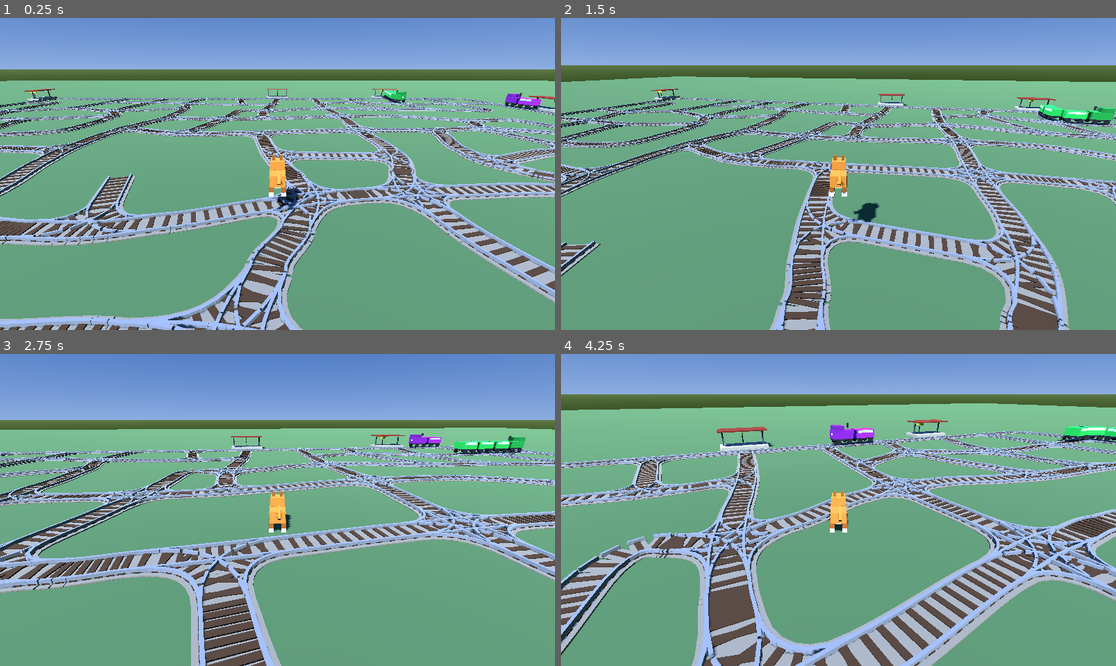
Above: before the commit, frames 1-4 (two rows, left to right).
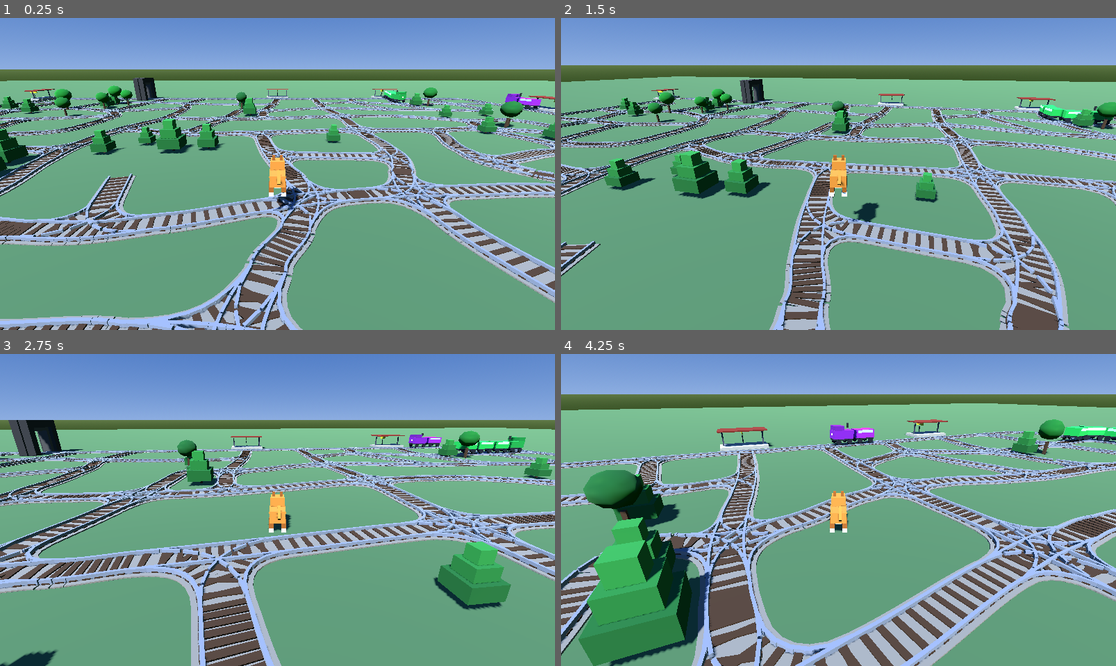
Above: after the commit, the same moments.

Repository: bobgar/Train-Cats
Game: Godot game, scene res://scenes/main.tscn
The game is run twice, just before and just after one commit, with the same random seed, the same clock (stepped at 60 frames per second) and the same inputs.
Inputs (mouse positions are in pixels of both pictures, inside the frame that each line leads up to):
- Up to frame 1 (0.25 s): no input
- Up to frame 2 (1.5 s): tap Enter at 0.5 s; move the mouse to (866, 174) at 0.52 s; hold W from 0.53 s (still down); tap E at 0.6 s; click (866, 174) at 0.67 s; tap Space at 0.77 s; move the mouse to (810, 174) at 1.27 s; tap Shift at 1.35 s
- Up to frame 3 (2.75 s): keep holding W; tap Space at 1.52 s; move the mouse to (288, 503) at 2.02 s; tap E at 2.1 s
- Up to frame 4 (4.25 s): keep holding W; move the mouse to (832, 516) at 2.77 s; tap Shift at 2.85 s; click (832, 516) at 2.92 s; tap Space at 3.02, 3.77 s; move the mouse to (877, 513) at 3.52 s; tap E at 3.6 s

The runs differ from the first frame. In frame 1, 3.7% of the frame differs, in the area x 0-100%, y 19-52%; in frame 2, 4.1%; in frame 3, 4.4%; in frame 4, 10%, in the area x 3-91%, y 20-100%.

Commit message:
More terrain features (houses, tunnels)

Diff:
--- /dev/null
+++ b/scripts/environment_spawner.gd
@@ -0,0 +1,380 @@
+extends Node3D
+class_name EnvironmentSpawner
+
+## Populates the world with buildings and trees, avoiding railroad tracks.
+## Three building styles (industrial shed, brick block, glass office) each
+## spawn with randomised height, width, and length. Trees spawn in clumps.
+
+const _BLDG_COUNT  := 38
+const _BLDG_TRIES  := 350
+const _TREE_CLUMPS := 32
+const _TRACK_GAP   := 1.5   # min clearance (units) from track centerline to building edge / tree centre
+const _BLDG_SEP    := 1.8   # min gap between building footprints
+
+const _TUNNEL_COUNT  := 4
+const _TUNNEL_WALL_H := 3.0    # interior height — fits player capsule (1.55) with margin
+const _TUNNEL_HALF_W := 1.2    # interior half-width — clears ballast (0.8 half) with margin
+const _TUNNEL_WALL_T := 0.45   # wall / ceiling thickness
+
+var _rng := RandomNumberGenerator.new()
+var _track_pts := PackedVector2Array()   # XZ of every track sample point
+var _bldgs: Array = []                   # [{cx, cz, rx, rz}] of placed buildings
+
+# ---------------------------------------------------------------------------
+# Public entry point
+# ---------------------------------------------------------------------------
+
+func setup(gen) -> void:
+	_rng.randomize()
+	var raw: Array = gen.get_edge_sample_points()
+	_track_pts.resize(raw.size())
+	for i in range(raw.size()):
+		var p: Vector3 = raw[i] as Vector3
+		_track_pts[i] = Vector2(p.x, p.z)
+	_place_buildings()
+	_place_trees()
+	_place_tunnels(gen)
+
+# ---------------------------------------------------------------------------
+# Spatial helpers
+# ---------------------------------------------------------------------------
+
+## True if xz is within r units of any track sample point.
+func _near_track(xz: Vector2, r: float) -> bool:
+	var r2 := r * r
+	for tp: Vector2 in _track_pts:
+		if xz.distance_squared_to(tp) < r2:
+			return true
+	return false
+
+## True if the building rectangle (cx,cz) ± (rx,rz) is at least _TRACK_GAP away
+## from every track sample point, using exact point-to-rectangle distance.
+func _rect_clear_of_track(cx: float, cz: float, rx: float, rz: float) -> bool:
+	var r2 := _TRACK_GAP * _TRACK_GAP
+	for tp: Vector2 in _track_pts:
+		var dx := tp.x - cx
+		var dz := tp.y - cz
+		# Quick AABB reject — point outside expanded bounding box → skip
+		if absf(dx) > rx + _TRACK_GAP or absf(dz) > rz + _TRACK_GAP:
+			continue
+		# Exact nearest-point-on-rectangle distance
+		var nx := clampf(dx, -rx, rx)
+		var nz := clampf(dz, -rz, rz)
+		if (dx - nx) * (dx - nx) + (dz - nz) * (dz - nz) < r2:
+			return false
+	return true
+
+## True if the building footprint does NOT overlap any previously placed building.
+func _rect_clear_of_bldgs(cx: float, cz: float, rx: float, rz: float) -> bool:
+	for b in _bldgs:
+		if absf(cx - b.cx) < rx + b.rx + _BLDG_SEP and absf(cz - b.cz) < rz + b.rz + _BLDG_SEP:
+			return false
+	return true
+
+# ---------------------------------------------------------------------------
+# Building placement
+# ---------------------------------------------------------------------------
+
+func _place_buildings() -> void:
+	var placed := 0
+	for _i in range(_BLDG_TRIES):
+		if placed >= _BLDG_COUNT:
+			break
+		var cx := _rng.randf_range(-44.0, 36.0)
+		var cz := _rng.randf_range(-44.0, 36.0)
+		var style := _rng.randi() % 3
+		var w: float; var h: float; var l: float
+		match style:
+			0:  # Industrial shed — wide, low
+				w = _rng.randf_range(6.0, 14.0)
+				l = _rng.randf_range(8.0, 18.0)
+				h = _rng.randf_range(3.5, 6.0)
+			1:  # Brick block — medium width, tall
+				w = _rng.randf_range(4.0, 8.5)
+				l = _rng.randf_range(4.0, 9.0)
+				h = _rng.randf_range(5.0, 11.0)
+			_:  # Glass office — compact footprint, very tall
+				w = _rng.randf_range(4.0, 8.0)
+				l = _rng.randf_range(4.0, 8.0)
+				h = _rng.randf_range(8.0, 15.0)
+		var rx := w * 0.5
+		var rz := l * 0.5
+		if not _rect_clear_of_track(cx, cz, rx, rz): continue
+		if not _rect_clear_of_bldgs(cx, cz, rx, rz): continue
+		var root := Node3D.new()
+		root.position = Vector3(cx, 0.0, cz)
+		match style:
+			0: _bldg_industrial(root, w, h, l)
+			1: _bldg_brick(root, w, h, l)
+			_: _bldg_office(root, w, h, l)
+		add_child(root)
+		_bldgs.append({cx = cx, cz = cz, rx = rx, rz = rz})
+		placed += 1
+
+# ---------------------------------------------------------------------------
+# Building styles
+# ---------------------------------------------------------------------------
+
+## Style 0 — Industrial / Warehouse
+## Wide, low profile with a peaked roof ridge and optional chimney stack.
+func _bldg_industrial(root: Node3D, w: float, h: float, l: float) -> void:
+	var bc := Color(
+		_rng.randf_range(0.48, 0.62),
+		_rng.randf_range(0.50, 0.62),
+		_rng.randf_range(0.48, 0.60))
+	# Main body (collision + mesh)
+	_sb(root, Vector3(w, h, l), bc).position = Vector3(0, h * 0.5, 0)
+	# Dark base band
+	_mi(root, Vector3(w + 0.08, 0.38, l + 0.08), bc.darkened(0.28)).position = Vector3(0, 0.19, 0)
+	# Flat eave overhang
+	_mi(root, Vector3(w + 0.55, 0.24, l + 0.55), bc.darkened(0.18)).position = Vector3(0, h + 0.12, 0)
+	# Peaked ridge — square cross-section box rotated 45° along its length
+	var rs := h * 0.22
+	var ridge := _mi(root, Vector3(l + 0.28, rs * 1.42, rs * 1.42), bc.lightened(0.06))
+	ridge.position = Vector3(0, h + rs, 0)
+	ridge.rotation_degrees.x = 45.0
+	# Chimney / vent (50% chance)
+	if _rng.randf() > 0.50:
+		var ch := _mi(root, Vector3(0.46, _rng.randf_range(0.8, 1.5), 0.46), bc.darkened(0.38))
+		ch.position = Vector3(
+			_rng.randf_range(-w * 0.28, w * 0.28), h + 0.55,
+			_rng.randf_range(-l * 0.28, l * 0.28))
+	# Dock door on one long face
+	var door := _mi(root, Vector3(w * 0.28, h * 0.48, 0.10), bc.darkened(0.50))
+	door.position = Vector3(0, h * 0.24, l * 0.5 + 0.05)
+
+## Style 1 — Brick Block / Apartment
+## Taller footprint with horizontal window rows on all four sides.
+func _bldg_brick(root: Node3D, w: float, h: float, l: float) -> void:
+	var warm := _rng.randf() > 0.45
+	var bc: Color
+	if warm:
+		bc = Color(_rng.randf_range(0.50, 0.62), _rng.randf_range(0.26, 0.38), _rng.randf_range(0.18, 0.28))
+	else:
+		bc = Color(_rng.randf_range(0.40, 0.54), _rng.randf_range(0.38, 0.50), _rng.randf_range(0.40, 0.52))
+	_sb(root, Vector3(w, h, l), bc).position = Vector3(0, h * 0.5, 0)
+	# Roof parapet
+	_mi(root, Vector3(w + 0.24, 0.50, l + 0.24), bc.darkened(0.22)).position = Vector3(0, h + 0.25, 0)
+	# Horizontal window bands, one per floor
+	var floors := maxi(1, int(h / 2.8))
+	for f in range(floors):
+		var fy: float
+		if floors == 1:
+			fy = h * 0.55
+		else:
+			fy = 1.1 + float(f) * (h - 1.8) / float(floors - 1)
+		fy = clampf(fy, 0.7, h - 0.5)
+		var wc := Color(0.75, 0.86, 0.96) if _rng.randf() > 0.30 else Color(0.92, 0.82, 0.56)
+		var wh := 0.44
+		# Front and back glass strips
+		for side in [-1.0, 1.0]:
+			_mi(root, Vector3(w * 0.74, wh, 0.09), wc).position = Vector3(0, fy, side * (l * 0.5 + 0.05))
+		# Left and right glass strips
+		for side in [-1.0, 1.0]:
+			_mi(root, Vector3(0.09, wh, l * 0.70), wc).position = Vector3(side * (w * 0.5 + 0.05), fy, 0)
+	# Entrance recess on front face
+	var ent := _mi(root, Vector3(w * 0.22, h * 0.22, 0.10), bc.darkened(0.55))
+	ent.position = Vector3(0, h * 0.11, l * 0.5 + 0.05)
+
+## Style 2 — Glass Office Tower
+## Tall, glassy, with thin horizontal floor bands and a rooftop crown.
+func _bldg_office(root: Node3D, w: float, h: float, l: float) -> void:
+	var hue := _rng.randf_range(-0.07, 0.07)
+	var bc := Color(0.28 + hue, 0.44, 0.70)
+	_sb(root, Vector3(w, h, l), bc).position = Vector3(0, h * 0.5, 0)
+	# Horizontal floor bands
+	var band_c := bc.lightened(0.16)
+	var bands := maxi(2, int(h / 2.2))
+	for b_i in range(1, bands):
+		var by := float(b_i) * h / float(bands)
+		_mi(root, Vector3(w + 0.15, 0.15, l + 0.15), band_c).position = Vector3(0, by, 0)
+	# Setback crown
+	_mi(root, Vector3(w * 0.62, 0.52, l * 0.62), bc.lightened(0.24)).position = Vector3(0, h + 0.26, 0)
+	# Antenna mast on taller towers
+	if h > 10.0:
+		_mi(root, Vector3(0.11, _rng.randf_range(1.0, 1.8), 0.11),
+			bc.lightened(0.32)).position = Vector3(0, h + 0.78, 0)
+	# Subtle corner pillars
+	for sx in [-1.0, 1.0]:
+		for sz in [-1.0, 1.0]:
+			_mi(root, Vector3(0.22, h, 0.22), bc.darkened(0.10)).position = Vector3(sx * w * 0.5, h * 0.5, sz * l * 0.5)
+
+# ---------------------------------------------------------------------------
+# Tree placement
+# ---------------------------------------------------------------------------
+
+func _place_trees() -> void:
+	for _ci in range(_TREE_CLUMPS):
+		var cx := _rng.randf_range(-44.0, 36.0)
+		var cz := _rng.randf_range(-44.0, 36.0)
+		# 18% chance of a lone tree, otherwise a clump of 3–7
+		var count := 1 if _rng.randf() < 0.18 else _rng.randi_range(3, 7)
+		for _ti in range(count):
+			var tx := cx + (_rng.randf_range(-4.5, 4.5) if count > 1 else 0.0)
+			var tz := cz + (_rng.randf_range(-4.5, 4.5) if count > 1 else 0.0)
+			if _near_track(Vector2(tx, tz), _TRACK_GAP):
+				continue
+			var sc := _rng.randf_range(0.70, 1.40)
+			var node := Node3D.new()
+			node.position = Vector3(tx, 0.0, tz)
+			if _rng.randi() % 2 == 0:
+				_tree_conifer(node, sc)
+			else:
+				_tree_round(node, sc)
+			add_child(node)
+
+# ---------------------------------------------------------------------------
+# Tree styles
+# ---------------------------------------------------------------------------
+
+## Conifer — three stacked pyramid-shaped foliage tiers over a thin trunk.
+func _tree_conifer(node: Node3D, s: float) -> void:
+	_mi(node, Vector3(0.13 * s, 0.65 * s, 0.13 * s),
+		Color(0.28, 0.18, 0.11)).position = Vector3(0, 0.33 * s, 0)
+	var greens := [Color(0.13, 0.38, 0.15), Color(0.16, 0.46, 0.18), Color(0.19, 0.53, 0.21)]
+	var wids   := [1.28, 0.90, 0.55]
+	var base   := 0.55 * s
+	for i in range(3):
+		_mi(node, Vector3(wids[i] * s, 0.60 * s, wids[i] * s),
+			greens[i]).position = Vector3(0, base + float(i) * 0.50 * s, 0)
+
+## Round deciduous tree — trunk plus a low-poly sphere canopy.
+func _tree_round(node: Node3D, s: float) -> void:
+	_mi(node, Vector3(0.17 * s, 0.90 * s, 0.17 * s),
+		Color(0.30, 0.20, 0.12)).position = Vector3(0, 0.45 * s, 0)
+	var mi := MeshInstance3D.new()
+	var sphere := SphereMesh.new()
+	sphere.radius = 0.84 * s
+	sphere.height = 1.40 * s
+	sphere.radial_segments = 6
+	sphere.rings = 4
+	mi.mesh = sphere
+	var mat := StandardMaterial3D.new()
+	mat.albedo_color = Color(0.11, _rng.randf_range(0.34, 0.50), 0.13)
+	mi.material_override = mat
+	mi.position = Vector3(0, (0.90 + 0.84) * s, 0)
+	node.add_child(mi)
+
+# ---------------------------------------------------------------------------
+# Mesh helpers
+# ---------------------------------------------------------------------------
+
+## StaticBody3D box — used for the main building body (player collision on layer 1).
+func _sb(parent: Node3D, size: Vector3, color: Color) -> StaticBody3D:
+	var sb := StaticBody3D.new()
+	sb.collision_layer = 1
+	sb.collision_mask  = 0
+	var mi := MeshInstance3D.new()
+	var mesh := BoxMesh.new()
+	mesh.size = size
+	mi.mesh = mesh
+	var mat := StandardMaterial3D.new()
+	mat.albedo_color = color
+	mi.material_override = mat
+	sb.add_child(mi)
+	var cs := CollisionShape3D.new()
+	var shape := BoxShape3D.new()
+	shape.size = size
+	cs.shape = shape
+	sb.add_child(cs)
+	parent.add_child(sb)
+	return sb
+
+## MeshInstance3D box — used for roof, windows, and other decorative detail.
+func _mi(parent: Node3D, size: Vector3, color: Color) -> MeshInstance3D:
+	var mi := MeshInstance3D.new()
+	var mesh := BoxMesh.new()
+	mesh.size = size
+	mi.mesh = mesh
+	var mat := StandardMaterial3D.new()
+	mat.albedo_color = color
+	mi.material_override = mat
+	parent.add_child(mi)
+	return mi
+
+# ---------------------------------------------------------------------------
+# Tunnel placement
+# ---------------------------------------------------------------------------
+
+func _place_tunnels(gen) -> void:
+	var edges: Array = gen.get_edges()
+	var candidates: Array = []
+	for edge_var in edges:
+		var edge: Array = edge_var as Array
+		var a: Vector2i = edge[0]
+		var b: Vector2i = edge[1]
+		if gen.is_station(a) or gen.is_station(b):
+			continue
+		var pts: Array = gen.get_edge_curve(a, b)
+		if pts.size() >= 8:
+			candidates.append(edge)
+	candidates.shuffle()
+	var count: int = mini(_TUNNEL_COUNT, candidates.size())
+	for i in range(count):
+		var edge: Array = candidates[i] as Array
+		var pts: Array = gen.get_edge_curve(edge[0], edge[1])
+		_spawn_tunnel(pts)
+
+## Spawns a box tunnel over the middle ~44% of an edge curve.
+## Walls have collision (layer 1) so the player can walk through but not clip sides.
+func _spawn_tunnel(pts: Array) -> void:
+	var n: int = pts.size()
+	var si: int = int(n * 0.28)
+	var ei: int = int(n * 0.72)
+	if ei - si < 3:
+		return
+	var wall_col   := Color(0.33, 0.30, 0.28)
+	var portal_col := Color(0.22, 0.20, 0.19)
+	var outer_half: float = _TUNNEL_HALF_W + _TUNNEL_WALL_T
+
+	# Tunnel body: walls + ceiling per segment
+	for i in range(si, ei - 1):
+		var p0: Vector3  = pts[i]
+		var p1: Vector3  = pts[i + 1]
+		var seg_len: float = p0.distance_to(p1)
+		if seg_len < 0.001:
+			continue
+		var ctr: Vector3  = (p0 + p1) * 0.5
+		var dir: Vector3  = (p1 - p0).normalized()
+		var yaw: float    = atan2(-dir.z, dir.x)
+		var perp: Vector3 = Vector3(-dir.z, 0.0, dir.x)
+		var sl: float     = seg_len + 0.04
+
+		var lw := _sb(self, Vector3(sl, _TUNNEL_WALL_H, _TUNNEL_WALL_T), wall_col)
+		lw.position  = ctr + perp * (_TUNNEL_HALF_W + _TUNNEL_WALL_T * 0.5) + Vector3.UP * (_TUNNEL_WALL_H * 0.5)
+		lw.rotation.y = yaw
+
+		var rw := _sb(self, Vector3(sl, _TUNNEL_WALL_H, _TUNNEL_WALL_T), wall_col)
+		rw.position  = ctr - perp * (_TUNNEL_HALF_W + _TUNNEL_WALL_T * 0.5) + Vector3.UP * (_TUNNEL_WALL_H * 0.5)
+		rw.rotation.y = yaw
+
+		var ceil := _mi(self, Vector3(sl, _TUNNEL_WALL_T, outer_half * 2), wall_col)
+		ceil.position  = ctr + Vector3.UP * (_TUNNEL_WALL_H + _TUNNEL_WALL_T * 0.5)
+		ceil.rotation.y = yaw
+
+	# Portal frames at entry and exit
+	for is_entry in [true, false]:
+		var pt: Vector3
+		var dir: Vector3
+		if is_entry:
+			pt  = pts[si]
+			dir = (pts[si + 1] - pts[si]).normalized()
+		else:
+			pt  = pts[ei - 1]
+			dir = (pts[ei - 1] - pts[ei - 2]).normalized()
+		var yaw: float    = atan2(-dir.z, dir.x)
+		var perp: Vector3 = Vector3(-dir.z, 0.0, dir.x)
+		var pw: float     = _TUNNEL_WALL_T * 2.0
+		var ph: float     = _TUNNEL_WALL_H + _TUNNEL_WALL_T + pw
+
+		# Side pillars
+		var lp := _mi(self, Vector3(pw, ph, pw), portal_col)
+		lp.position  = pt + perp * (outer_half + pw * 0.5) + Vector3.UP * (ph * 0.5)
+		lp.rotation.y = yaw
+		var rp := _mi(self, Vector3(pw, ph, pw), portal_col)
+		rp.position  = pt - perp * (outer_half + pw * 0.5) + Vector3.UP * (ph * 0.5)
+		rp.rotation.y = yaw
+		# Lintel across top
+		var li := _mi(self, Vector3(pw, pw, outer_half * 2 + pw * 2), portal_col)
+		li.position  = pt + Vector3.UP * (_TUNNEL_WALL_H + _TUNNEL_WALL_T + pw * 0.5)
+		li.rotation.y = yaw
--- a/scripts/main.gd
+++ b/scripts/main.gd
@@ -11,19 +11,27 @@
 	Color(0.90, 0.30, 0.65),  # Pink
 ]
 
-const TrackGeneratorScript = preload("res://scripts/track_generator.gd")
-const StationScript = preload("res://scripts/station.gd")
-const TrainScript = preload("res://scripts/train.gd")
-const PlayerScript = preload("res://scripts/player.gd")
+const TrackGeneratorScript   = preload("res://scripts/track_generator.gd")
+const StationScript          = preload("res://scripts/station.gd")
+const TrainScript            = preload("res://scripts/train.gd")
+const PlayerScript           = preload("res://scripts/player.gd")
+const EnvironmentSpawnerScript = preload("res://scripts/environment_spawner.gd")
 
 func _ready() -> void:
 	_setup_environment()
 	_add_ground()
 	var gen = _add_tracks()
 	var station_gpos: Array = _spawn_stations(gen)
-	gen.call("build_curves_and_render", station_gpos)  # deferred so station nodes skip pullback
+	gen.call("build_curves_and_render", station_gpos)
+	_spawn_world_objects(gen)
 	_spawn_trains(gen, station_gpos)
 	_spawn_player()
+
+func _spawn_world_objects(gen) -> void:
+	var env := EnvironmentSpawnerScript.new()
+	env.name = "EnvironmentSpawner"
+	add_child(env)
+	env.call("setup", gen)
 
 func _setup_environment() -> void:
 	var env := WorldEnvironment.new()
--- a/scripts/track_generator.gd
+++ b/scripts/track_generator.gd
@@ -291,6 +291,35 @@
 	var rev: Array = stored.duplicate()
 	rev.reverse()
 	return rev
+
+## Returns all sampled world-space points on every track curve and junction arc.
+## Called by EnvironmentSpawner after build_curves_and_render() to find clear space.
+func get_all_sample_points() -> Array:
+	var pts: Array = []
+	for key in _edge_curves.keys():
+		for pt_var in (_edge_curves[key] as Array):
+			pts.append(pt_var)
+	for key in _junction_arcs.keys():
+		for pt_var in (_junction_arcs[key] as Array):
+			pts.append(pt_var)
+	return pts
+
+## Returns edge-curve points only (no junction arcs) for building/tree clearance.
+## Junction arc midpoints intrude into cell interiors and would block all placement.
+func get_edge_sample_points() -> Array:
+	var pts: Array = []
+	for key in _edge_curves.keys():
+		for pt_var in (_edge_curves[key] as Array):
+			pts.append(pt_var)
+	return pts
+
+## Returns the raw [[a, b], ...] edge list for tunnel selection.
+func get_edges() -> Array:
+	return _edges
+
+## Returns true if gpos is a station node (skips pullback / junction arcs).
+func is_station(gpos: Vector2i) -> bool:
+	return _station_set.has(gpos)
 
 # ---------------------------------------------------------------------------
 # Rendering
